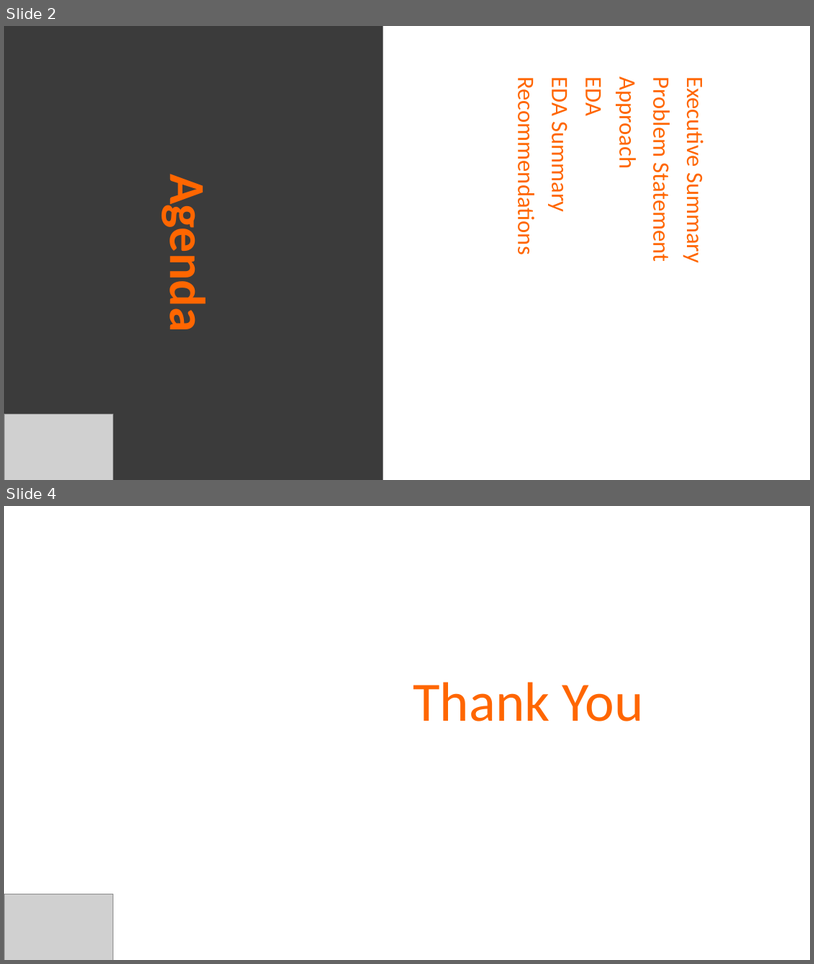
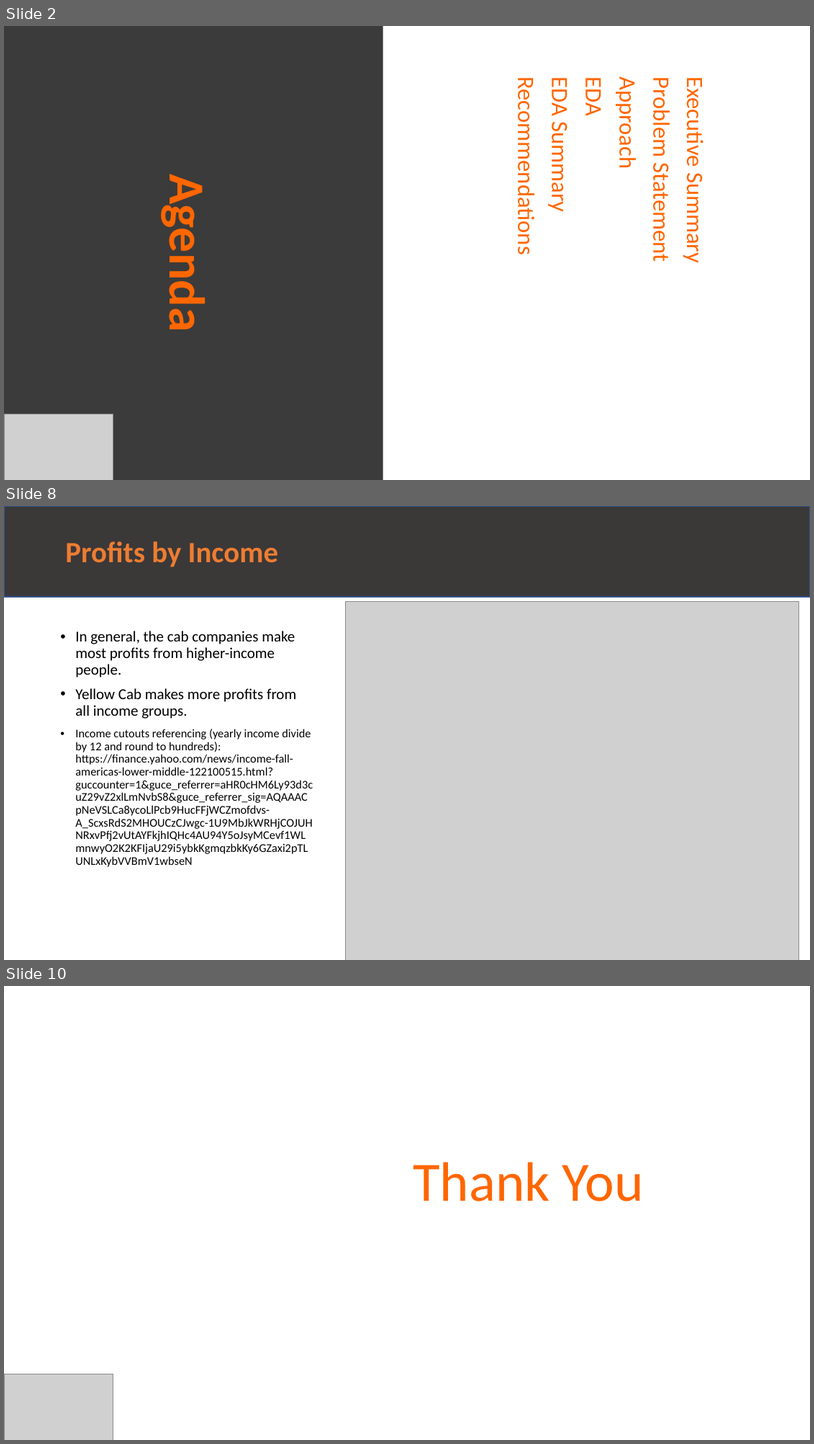
Before and after one commit to Amy0Shen/G2M-for-Cab, a slide deck: G2M_Case_Study.pptx. Shown one above the other, each under a label of ours: slides 2 and 4 before the commit, slides 2, 8 and 10 after it; the slides between them are not shown. The pictures are 814x964 and 814x1444 pixels, drawn with LibreOffice and Linux fonts; fonts in the diff are those of the drawing; grey boxes stand for pictures. Boxes give left, top, right and bottom in pixels: in the first picture for what was removed or moved away, otherwise in the second. Text is boxed around its words. In the diff, an @@ line names an element or a change of style, - is before the commit and + after.

```diff
--- a/G2M_Case_Study.pptx
+++ b/G2M_Case_Study.pptx
@@ slide 8 added at (4,506,810,960), background #FFFFFF @@
@@ rectangle added at (4,506,810,597), fill #3B3838, outline #325491 1 pt @@
@@ title added at (65,541,278,567), 35 pt, text #ED7D31, bold @@
+Profits by Income
@@ picture added at (345,601,800,960) @@
@@ text added at (75,631,313,829), 14 pt, text #000000 @@
+• In general, the cab companies make most profits from higher-income people.
+• Yellow Cab makes more profits from all income groups.
+• Income cutouts referencing (yearly income divide by 12 and round to hundreds): https://finance.yahoo.com/news/income-fall-americas-lower-middle-122100515.html?guccounter=1&guce_referrer=aHR0cHM6Ly93d3cuZ29vZ2xlLmNvbS8&guce_referrer_sig=AQAAACpNeVSLCa8ycoLlPcb9HucFFjWCZmofdvs-A_ScxsRdS2MHOUCzCJwgc-1U9MbJkWRHjCOJUHNRxvPfj2vUtAYFkjhIQHc4AU94Y5oJsyMCevf1WLmnwyO2K2KFIjaU29i5ybkKgmqzbkKy6GZaxi2pTLUNLxKybVVBmV1wbseN
@@ what was slide 4 is now slide 10 @@
```
Also in this commit, not shown: 1 slide changed, 5 other slides added, 1 other file.
